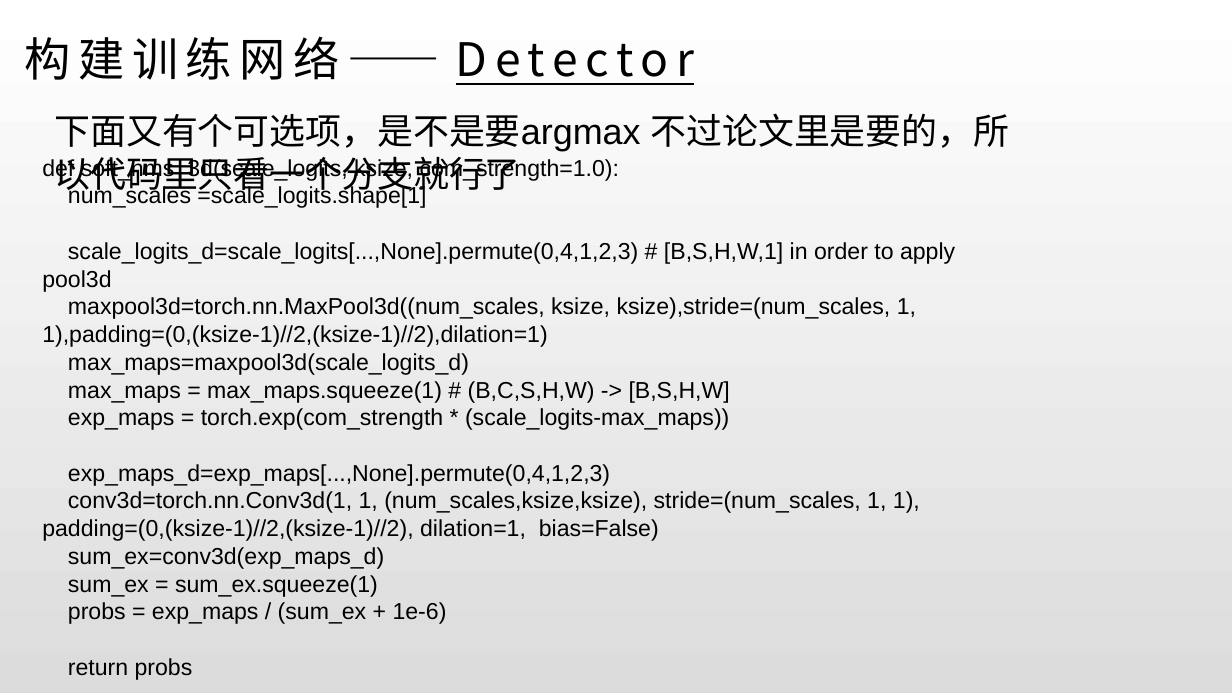
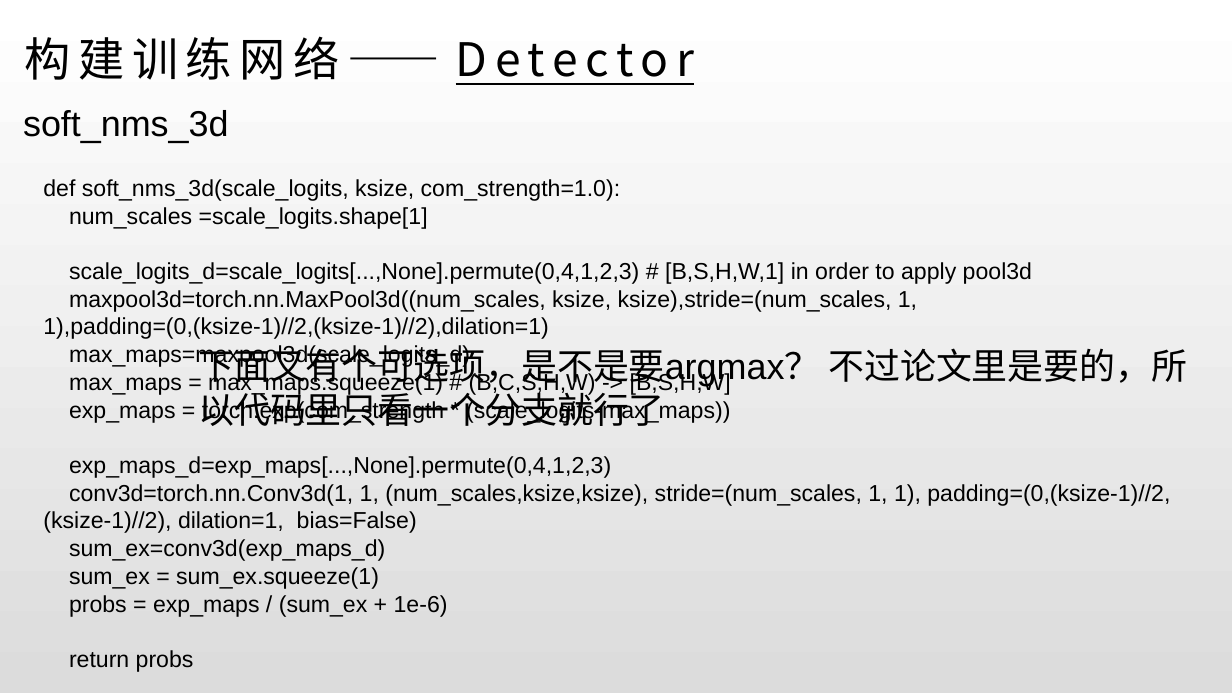
Before and after one commit to iamwangyabin/DeepLD, a slide deck: slide 8 of LF.pptx. Drawn at 1232x693 pixels with LibreOffice and Linux fonts; fonts in the diff are those of the drawing. Boxes give left, top, right and bottom in pixels: in the first picture for what was removed or moved away, otherwise in the second. Text is boxed around its words. In the diff, an @@ line names an element or a change of style, - is before the commit and + after.

```diff
--- a/LF.pptx
+++ b/LF.pptx
@@ text added at [23,110,228,143], 28 pt, text #000000 @@
+soft_nms_3d
@@ text "def soft_nms_3d(scale_logits, ksize, com_strength=1.0):" rewrapped from [42,157,955,680] to [43,179,1170,672] @@
@@ text at [198,345,820,426]: text changed @@
-下面又有个可选项，是不是要argmax 不过论文里是要的，所以代码里只看一个分支就行了
+下面又有个可选项，是不是要argmax？ 不过论文里是要的，所以代码里只看一个分支就行了
```
Also in this commit, not shown: 1 slide added, 1 slide removed.
